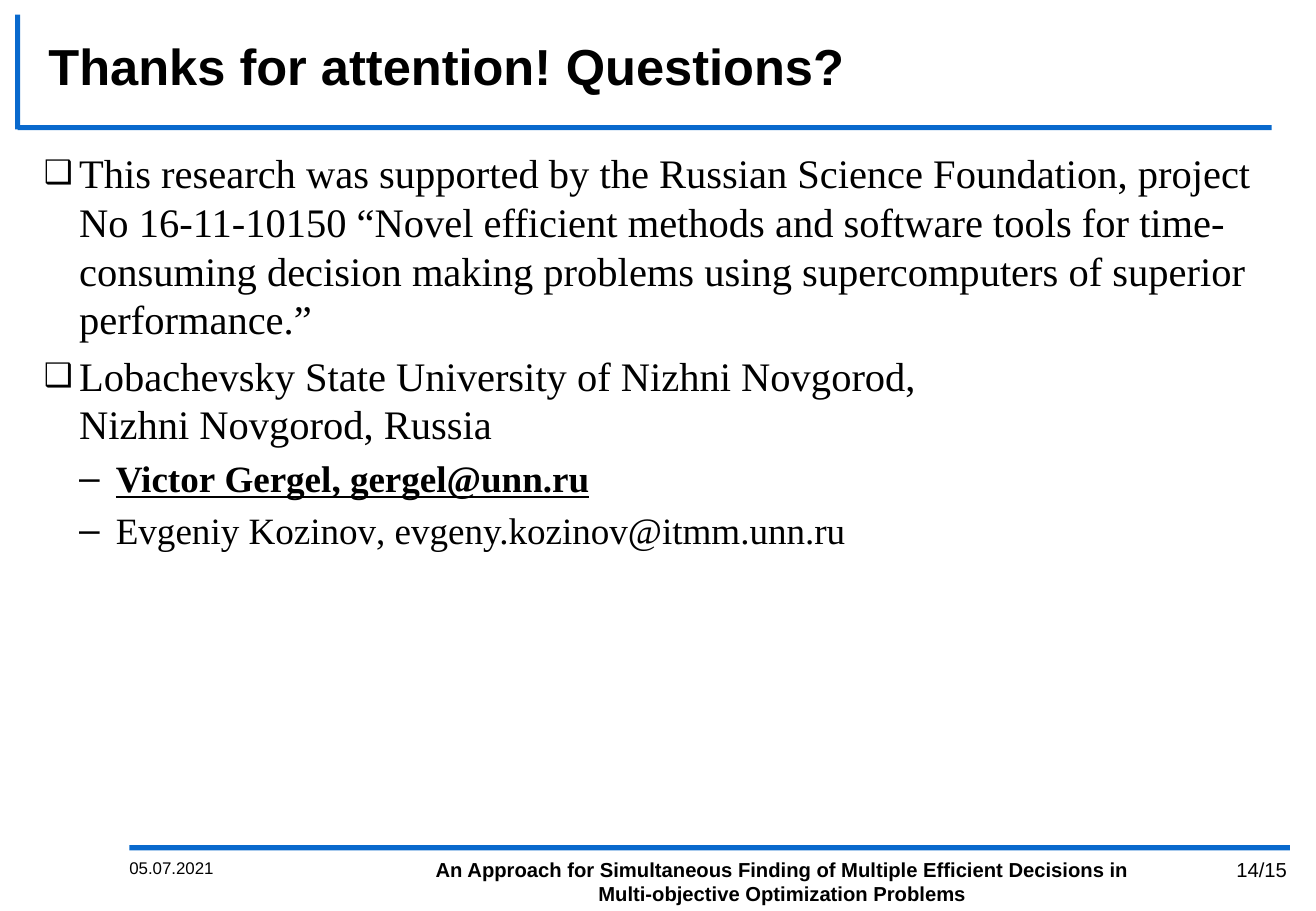
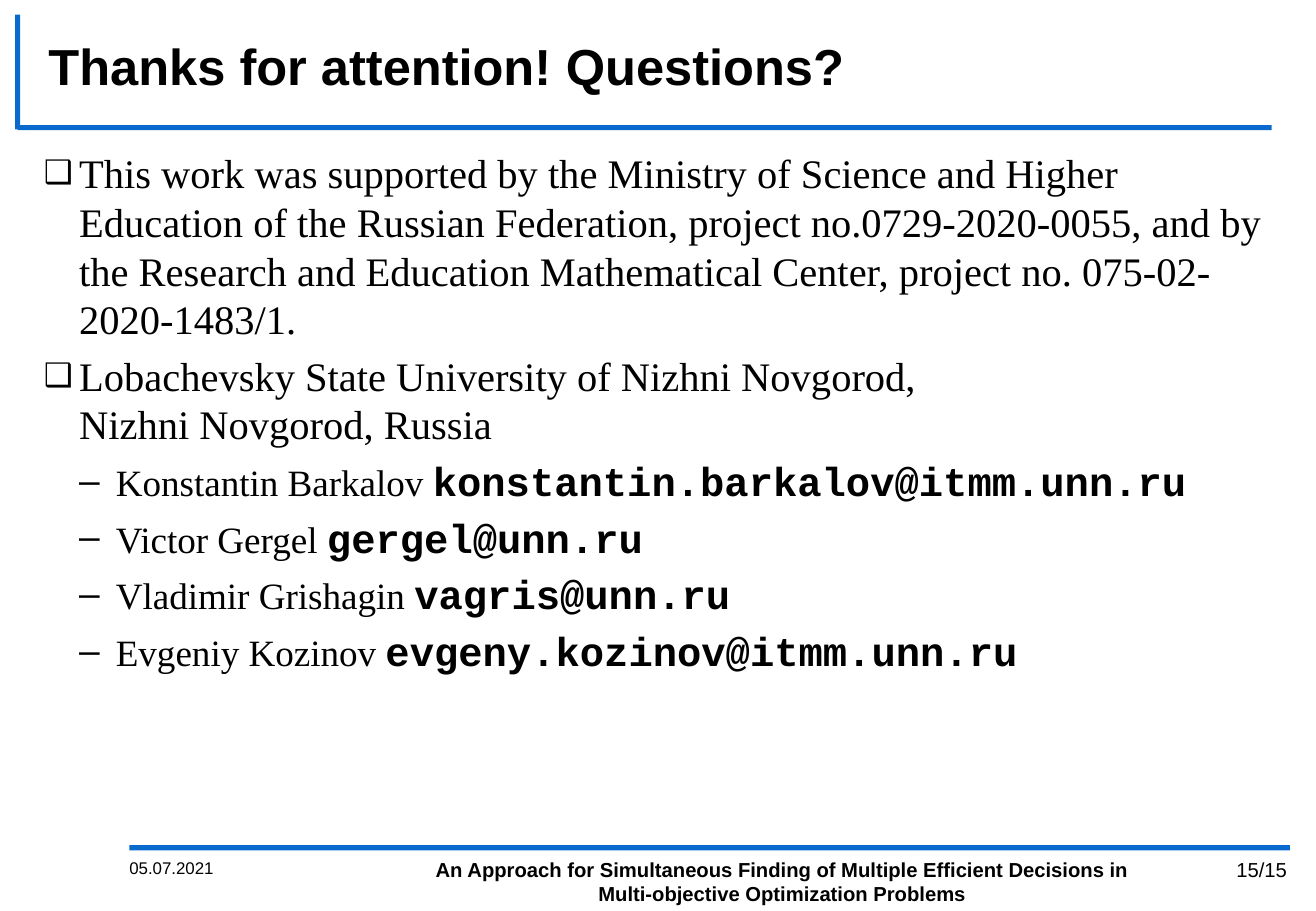
Before and after one commit to kabarkalov/GlobOptPapers, a slide deck: slide 15 of 2021/MOTOR_BarkalovLebedev/MOTOR_2021.pptx (slide 14 before the commit). Drawn at 1316x911 pixels with LibreOffice and Linux fonts; fonts in the diff are those of the drawing; background and template pictures are left out. Boxes give left, top, right and bottom in pixels: in the first picture for what was removed or moved away, otherwise in the second. Text is boxed around its words. In the diff, an @@ line names an element or a change of style, - is before the commit and + after.

```diff
--- a/2021/MOTOR_BarkalovLebedev/MOTOR_2021.pptx
+++ b/2021/MOTOR_BarkalovLebedev/MOTOR_2021.pptx
@@ text at [79,159,1261,335]: text changed @@
-❑ This research was supported by the Russian Science Foundation, project No 16-11-10150 “Novel efficient methods and software tools for time-consuming decision making problems using supercomputers of superior performance.”
+❑ This work was supported by the Ministry of Science and Higher Education of the Russian Federation, project no.0729-2020-0055, and by the Research and Education Mathematical Center, project no. 075-02-2020-1483/1.
@@ text at [116,467,1186,675]: text changed; size 22 to 24 pt; font Times New Roman to Courier New; bold on @@
-  – Victor Gergel, gergel@unn.ru
-  – Evgeniy Kozinov, evgeny.kozinov@itmm.unn.ru
+  – Konstantin Barkalov konstantin.barkalov@itmm.unn.ru
+  – Victor Gergel gergel@unn.ru
+  – Vladimir Grishagin vagris@unn.ru
+  – Evgeniy Kozinov evgeny.kozinov@itmm.unn.ru
@@ page number at [1236,862,1287,878]: text changed @@
-14/15
+15/15
```
Also in this commit, not shown: 7 other slides changed, 1 slide added.
